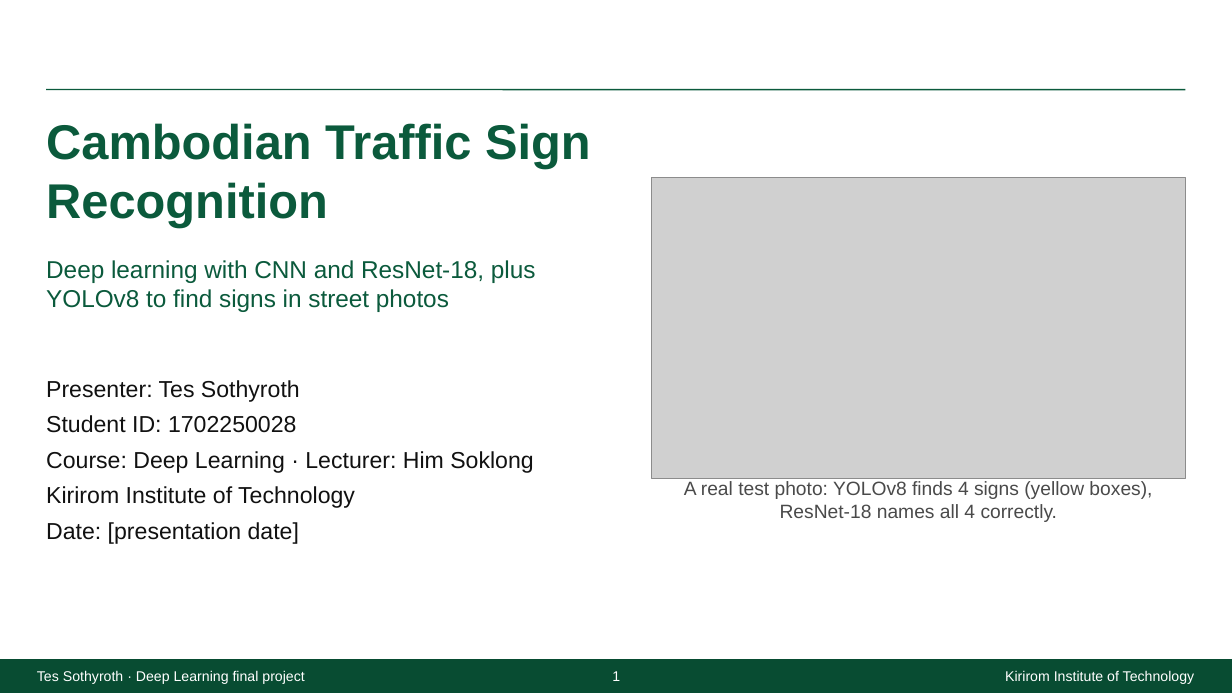
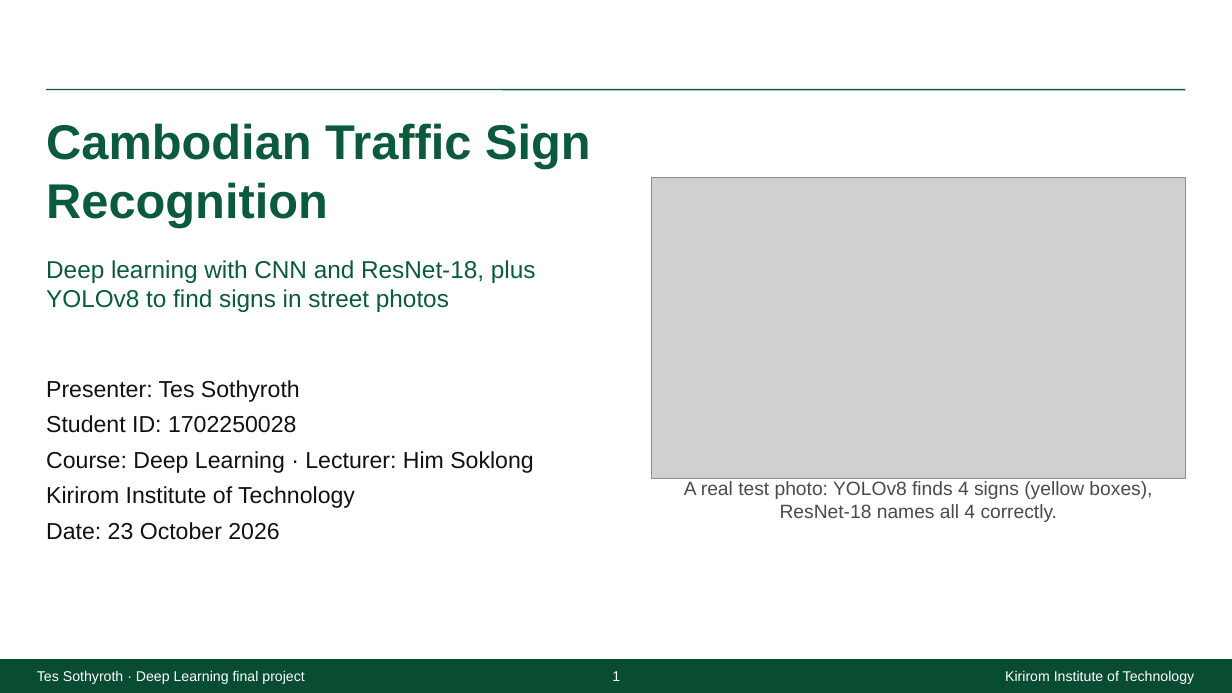
Before and after one commit to RothRothRoth/DeepLearning_CNN, a slide deck: slide 1 of slides/Road_Sign_Recognition_Tes_Sothyroth_v5.pptx. Drawn at 1232x693 pixels with LibreOffice and Linux fonts; fonts in the diff are those of the drawing; grey boxes stand for pictures; background and template pictures are left out. Boxes give left, top, right and bottom in pixels: in the first picture for what was removed or moved away, otherwise in the second. Text is boxed around its words. In the diff, an @@ line names an element or a change of style, - is before the commit and + after.

```diff
--- a/slides/Road_Sign_Recognition_Tes_Sothyroth_v5.pptx
+++ b/slides/Road_Sign_Recognition_Tes_Sothyroth_v5.pptx
@@ text at (x1=46, y1=522, x2=279, y2=540): text changed @@
-Date: [presentation date]
+Date: 23 October 2026
```
